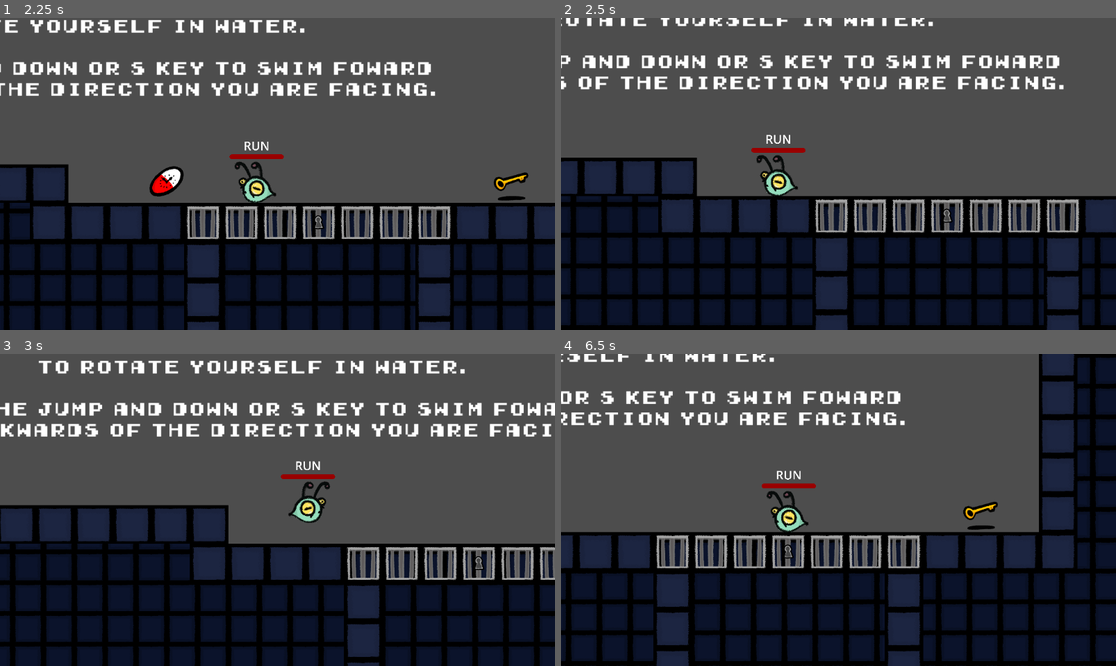
Above: before the commit, frames 1-4 (two rows, left to right).
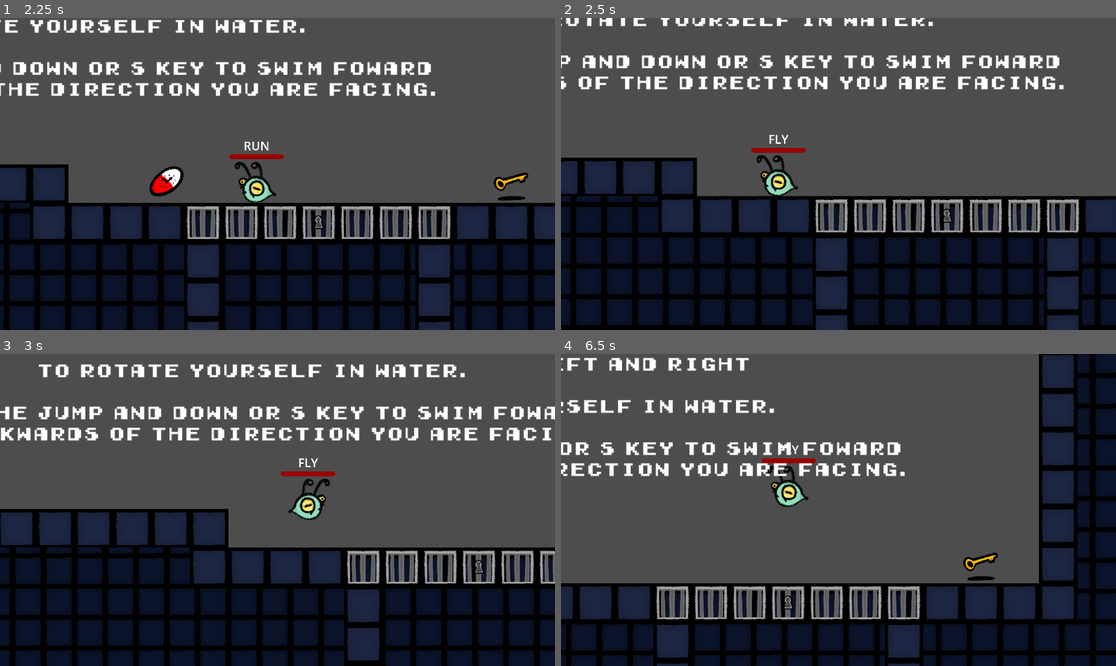
Above: after the commit, the same moments.

Repository: alexeiMikhail/evo
Game: Godot game, scene res://level_1.tscn
Two runs of this game, one before a commit and one after it. Both use one fixed random seed, a clock stepped at 60 frames per second and the inputs below. This scene is started directly instead of the project's main scene.
Inputs:
- Up to frame 1 (2.25 s): tap Space at 0.5, 1.25, 2 s; hold Right (move_right) 0.53-2.03 s; tap Shift (dash) at 0.6, 1.35, 2.1 s; tap Up (jump) at 0.77, 1.52 s; hold Left (move_left) from 2.03 s (still down)
- Up to frame 2 (2.5 s): keep holding Left (move_left)
- Up to frame 3 (3 s): tap Space at 2.75 s; release Left (move_left) at 2.78 s; hold Right (move_right) from 2.78 s (still down); tap Shift (dash) at 2.85 s
- Up to frame 4 (6.5 s): tap Up (jump) at 3.02, 3.77, 4.52, 6.02 s; tap Space at 3.5, 4.25 s; tap Shift (dash) every 0.75 s from 3.6 to 5.85 s; release Right (move_right) at 4.28 s; hold Left (move_left) 4.28-5.03 s; hold Right (move_right) 5.03-5.78 s; hold Left (move_left) from 5.78 s (still down)

Frame 1 is identical in both runs. In frame 2, less than 0.1% of the frame differs, in the area x 36-42%, y 37-41%; in frame 3, 17%; in frame 4, 36%, in the area x 0-100%, y 0-100%.

Commit message:
Implement evo pellet

Diff:
--- a/alien.gd
+++ b/alien.gd
@@ -61,6 +61,7 @@
 		coyote_timer.start()
 
 
+# TODO update so that states don't loop
 func change_state():
 	@warning_ignore("int_as_enum_without_cast")
 	if state == States.SWIM:
@@ -207,3 +208,7 @@
 
 func die():
 	pass
+
+
+func pick_up_evopellet():
+	change_state()
--- a/evo_pellet.gd
+++ b/evo_pellet.gd
@@ -6,6 +6,5 @@
 func _on_body_entered(body: Node2D) -> void:
 	if body is Alien:
 		var alien = body
-		#alien.pick_up_evopellet()
-		pass
+		alien.pick_up_evopellet()
 	queue_free()
--- a/evo_pellet.tscn
+++ b/evo_pellet.tscn
@@ -8,6 +8,7 @@
 height = 237.588
 
 [node name="EvoPellet" type="Area2D"]
+scale = Vector2(0.2, 0.2)
 script = ExtResource("1_63awy")
 
 [node name="Sprite2D" type="Sprite2D" parent="."]
